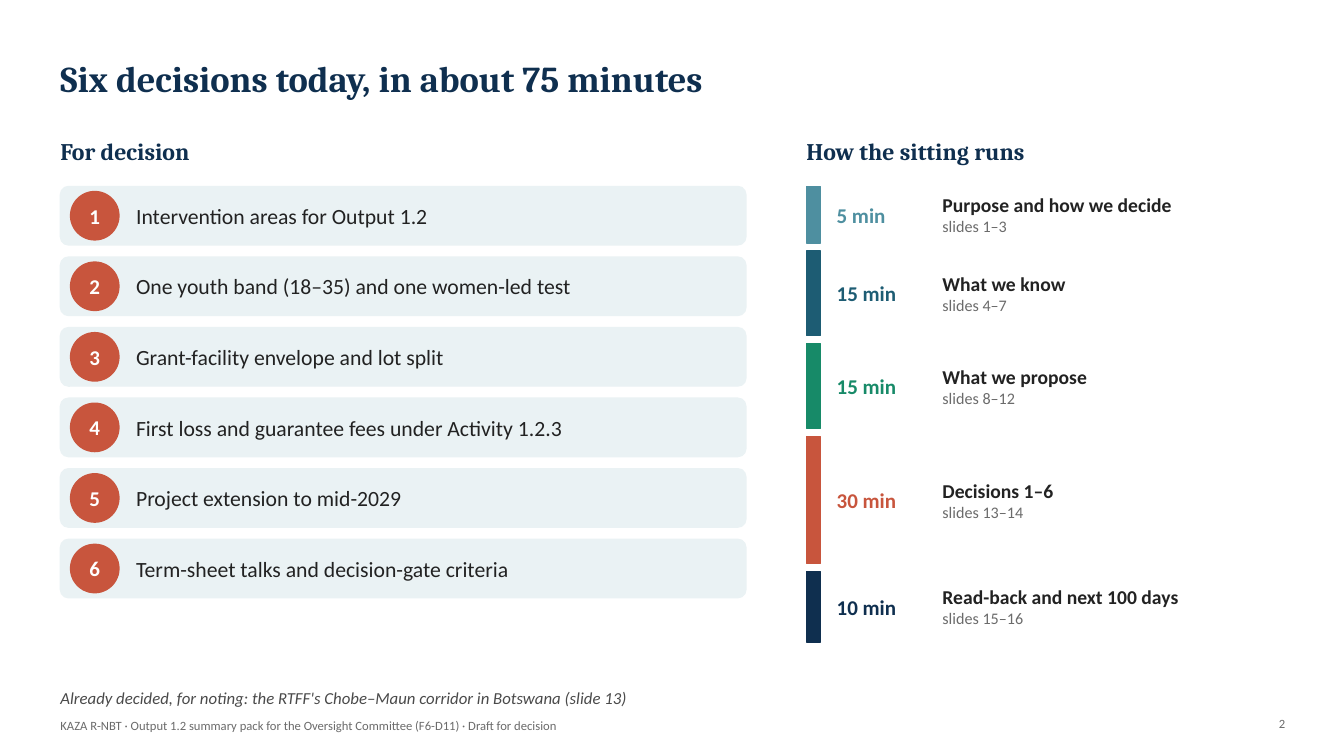
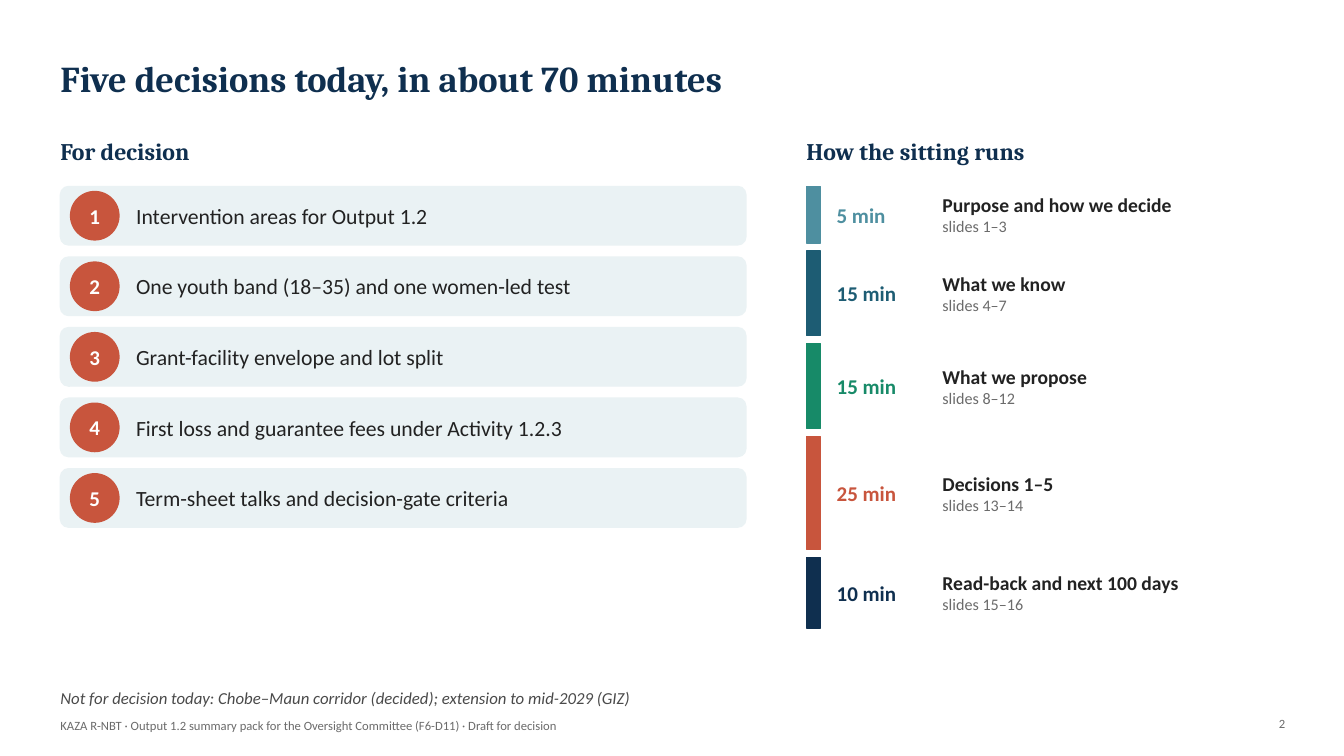
Before and after one commit to modestanz/GIZ-Works, a slide deck: slide 2 of deliverables/F6-D11_Output_1.2_Summary_Pack_Oversight_Committee.pptx. Drawn at 1344x756 pixels with LibreOffice and Linux fonts; fonts in the diff are those of the drawing; background and template pictures are left out. Boxes give left, top, right and bottom in pixels: in the first picture for what was removed or moved away, otherwise in the second. Text is boxed around its words. In the diff, an @@ line names an element or a change of style, - is before the commit and + after.

```diff
--- a/deliverables/F6-D11_Output_1.2_Summary_Pack_Oversight_Committee.pptx
+++ b/deliverables/F6-D11_Output_1.2_Summary_Pack_Oversight_Committee.pptx
@@ title at (60,66,722,100): text changed @@
-Six decisions today, in about 75 minutes
+Five decisions today, in about 70 minutes
@@ rectangle: place and size @@
-rectangle at (807,437,821,564)
+rectangle at (807,437,821,549)
@@ text "Term-sheet talks and decision-gate criteria": place and size @@
-text "Term-sheet talks and decision-gate criteria" at (136,562,508,581)
+text "Term-sheet talks and decision-gate criteria" at (136,491,508,510)
@@ text at (942,477,1054,491): text changed @@
-Decisions 1–6
+Decisions 1–5
@@ text removed at (136,491,401,510) @@
-Project extension to mid-2029
@@ text at (837,486,896,501): text changed @@
-30 min
+25 min
@@ rounded rectangle removed at (60,539,746,598) @@
@@ ellipse removed at (71,544,119,593) @@
@@ text removed at (89,561,100,576) @@
-6
@@ 2 texts, 1 rectangle: place and size @@
-2 texts, 1 rectangle at (807,572,1178,642)
+2 texts, 1 rectangle at (807,558,1178,628)
@@ text at (60,692,630,707): text changed @@
-Already decided, for noting: the RTFF's Chobe–Maun corridor in Botswana (slide 13)
+Not for decision today: Chobe–Maun corridor (decided); extension to mid-2029 (GIZ)
```
Also in this commit, not shown: 7 other slides changed, 14 other files.
